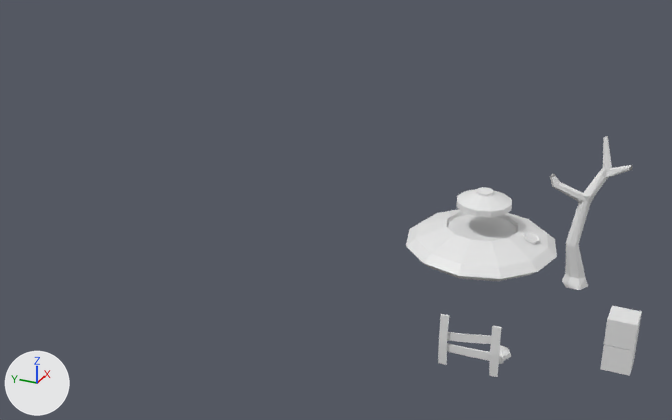
A saved change to the Blender file Assets/BLENDERART/Farm.blend.
One viewpoint serves both versions: a 50 mm lens placed at (-26.7, -5.9, 18.5), pointed at (4.0, 7.8, 3.2). Lighting does not change. The marker at lower left points along +X, +Y and +Z.

The older version as bpy lines, for what is in view:
```python
me_cube_002 = bpy.data.meshes.new('Cube.002')
me_cube_002.from_pydata(...)  # 12 vertices, 10 faces; spans x -1.9..1.0, y -6.5..1.5, z -1.0..45.9
me_cube_011 = bpy.data.meshes.new('Cube.011')
me_cube_011.from_pydata(...)  # 12 vertices, 10 faces; spans x -1.9..1.0, y -6.6..1.0, z -1.0..45.9
me_cube_012 = bpy.data.meshes.new('Cube.012')
me_cube_012.from_pydata(...)  # a box spanning x -1.0..1.0, y -1.0..1.0, z -1.0..1.0
me_cylinder = bpy.data.meshes.new('Cylinder')
me_cylinder.from_pydata(...)  # 87 vertices, 81 faces; spans x -1.14..1.14, y -1.14..1.14, z -2.58..2.54
me_cylinder_004 = bpy.data.meshes.new('Cylinder.004')
me_cylinder_004.from_pydata(...)  # 66 vertices, 57 faces; spans x -3.4..2.3, y -6.9..7.7, z -29.7..1.0
ob_cube_001 = bpy.data.objects.new('Cube.001', me_cube_012)
ob_cube_001.location = (2.48, -3.65, 1.5)
ob_cube_001.scale = (0.5, 0.5, 0.5)
ob_cylinder = bpy.data.objects.new('Cylinder', me_cylinder)
ob_cylinder.location = (3.37, 1.76, 3.28)
ob_cylinder.scale = (2.44, 2.44, 0.278)
ob_cylinder_004 = bpy.data.objects.new('Cylinder.004', me_cylinder_004)
ob_cylinder_004.location = (7.59, -1.16, 0.29)
ob_cylinder_004.scale = (-0.203, -0.203, -0.203)
ob_fenceboard_001 = bpy.data.objects.new('FenceBoard.001', me_cube_002)
ob_fenceboard_001.location = (0.06, 0.23, 0.03)
ob_fenceboard_001.rotation_euler = (-0.0157, 0.0, 0.0)  # degrees (-0.9, 0, 0)
ob_fenceboard_001.scale = (0.0417, 0.0417, 0.0417)
ob_fenceboard_005 = bpy.data.objects.new('FenceBoard.005', me_cube_011)
ob_fenceboard_005.location = (0.0597, 2.083, 0.0343)
ob_fenceboard_005.scale = (0.0417, 0.0417, 0.0417)
# also in view: 'Cube.004' at (2.5, -3.6, 0.5); 'Cylinder.001' at (3.4, 1.7, 5.1)
```
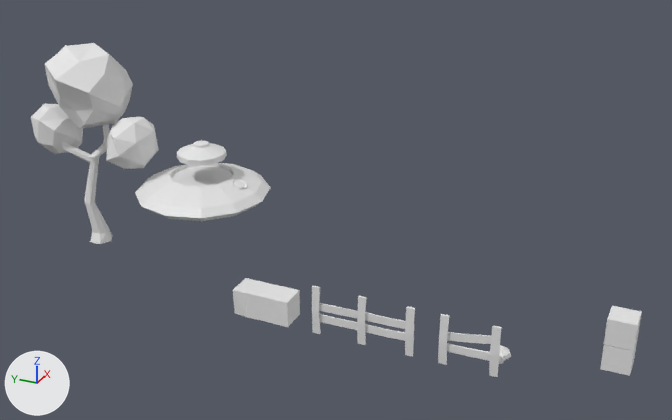
Commit message: Art: Farm update

Edits to the bpy script that builds the scene:
```text
Change me_cylinder_004:
    where me_cylinder_004.from_pydata(...)  # 66 vertices, 57 faces; spans x -3.4..2.3, y -6.9..7.7, z -29.7..1.0
    used by ob_cylinder_004; location = (7.59, -1.16, 0.29); scale = (-0.203, -0.203, -0.203)
    me_cylinder_004 part 1: all 18 vertices in x -2.8..-0.1, y 1.5..7.7, z -25.6..-21.8 are moved by (0.0, 0.1, 1.6)
Change ob_cylinder:
    ob_cylinder.location: (3.37, 1.76, 3.28) -> (3.37, 13.57, 3.28)
Change ob_cylinder_004:
    ob_cylinder_004.location: (7.59, -1.16, 0.29) -> (3.06, 18.9, 0.29)
Add ob_fenceboard_011:
    ob_fenceboard_011 = bpy.data.objects.new('FenceBoard.011', me_cube_017)  # 12 vertices, 10 faces; spans x -1.9..1.1, y -6.6..1.0, z -1.0..45.9
    ob_fenceboard_011.location = (0.12, 6.97, 1.23)
    ob_fenceboard_011.rotation_euler = (1.556, 0.0, 0.0)  # degrees (89, 0, 0)
    ob_fenceboard_011.scale = (0.0417, 0.0417, 0.0417)
Add ob_fenceboard_010:
    ob_fenceboard_010 = bpy.data.objects.new('FenceBoard.010', me_cube_011.copy())  # the mesh of ob_fenceboard_005
    ob_fenceboard_010.location = (0.06, 6.97, 0.03)
    ob_fenceboard_010.scale = (0.0417, 0.0417, 0.0417)
Add ob_fenceboard_009:
    ob_fenceboard_009 = bpy.data.objects.new('FenceBoard.009', me_cube_015)  # 12 vertices, 10 faces; spans x -1.9..1.1, y -6.6..1.0, z -1.0..45.9
    ob_fenceboard_009.location = (0.12, 6.97, 0.76)
    ob_fenceboard_009.rotation_euler = (1.563, 0.0, 0.0)  # degrees (90, 0, 0)
    ob_fenceboard_009.scale = (0.0417, 0.0417, 0.0417)
Add ob_fenceboard_008:
    ob_fenceboard_008 = bpy.data.objects.new('FenceBoard.008', me_cube_011.copy())  # the mesh of ob_fenceboard_005
    ob_fenceboard_008.location = (0.06, 5.16, 0.03)
    ob_fenceboard_008.scale = (0.0417, 0.0417, 0.0417)
Add ob_fenceboard_007:
    ob_fenceboard_007 = bpy.data.objects.new('FenceBoard.007', me_cube_013)  # 12 vertices, 10 faces; spans x -1.9..1.1, y -6.6..1.0, z -1.0..45.9
    ob_fenceboard_007.location = (0.12, 4.98, 0.78)
    ob_fenceboard_007.rotation_euler = (1.556, 0.0, 0.0)  # degrees (89, 0, 0)
    ob_fenceboard_007.scale = (0.0417, 0.0417, 0.0417)
Add ob_fenceboard_006:
    ob_fenceboard_006 = bpy.data.objects.new('FenceBoard.006', me_cube_008)  # 12 vertices, 10 faces; spans x -1.9..1.1, y -6.6..1.0, z -1.0..45.9
    ob_fenceboard_006.location = (0.12, 4.98, 1.27)
    ob_fenceboard_006.rotation_euler = (1.561, 0.0, 0.0)  # degrees (89, 0, 0)
    ob_fenceboard_006.scale = (0.0417, 0.0417, 0.0417)
Add ob_fenceboard_002:
    ob_fenceboard_002 = bpy.data.objects.new('FenceBoard.002', me_cube_002.copy())  # the mesh of ob_fenceboard_001
    ob_fenceboard_002.location = (0.06, 3.31, 0.03)
    ob_fenceboard_002.rotation_euler = (-0.0157, 0.0, 0.0)  # degrees (-0.9, 0, 0)
    ob_fenceboard_002.scale = (0.0417, 0.0417, 0.0417)
Add ob_cube_005:
    ob_cube_005 = bpy.data.objects.new('Cube.005', me_cube_005)  # 28 vertices, 26 faces; spans x -1.02..1.06, y -1.01..1.0, z -1.0..1.06
    ob_cube_005.location = (0.54, 9.2, 0.48)
    ob_cube_005.scale = (0.527, 1.16, 0.527)
Add ob_cube_003:
    ob_cube_003 = bpy.data.objects.new('Cube.003', me_cube_004)  # 26 vertices, 24 faces; spans x -1.76..1.47, y -1.2..1.34, z -1.41..1.38; modifiers TRIANGULATE
    ob_cube_003.parent = ob_cylinder_004
    ob_cube_003.location = (7.345, -3.421, 4.969)
    ob_cube_003.rotation_euler = (0.38, -0.32, 4.028)  # degrees (22, -18, 231)
    ob_cube_003.scale = (0.679, 0.971, 0.796)
Add ob_cube_002:
    ob_cube_002 = bpy.data.objects.new('Cube.002', me_cube_003)  # 26 vertices, 24 faces; spans x -1.65..1.73, y -1.2..1.34, z -1.41..1.38; modifiers TRIANGULATE
    ob_cube_002.parent = ob_cylinder_004
    ob_cube_002.location = (7.969, 0.684, 4.883)
    ob_cube_002.rotation_euler = (0.436, -0.186, 1.316)  # degrees (25, -11, 75)
    ob_cube_002.scale = (0.677, 0.968, 0.794)
Add ob_cube:
    ob_cube = bpy.data.objects.new('Cube', me_cube)  # 42 vertices, 40 faces; spans x -1.73..1.52, y -1.0..1.43, z -1.45..1.38; modifiers TRIANGULATE
    ob_cube.parent = ob_cylinder_004
    ob_cube.location = (8.17, -1.295, 6.986)
    ob_cube.rotation_euler = (0.377, 0.106, 0.815)  # degrees (22, 6.1, 47)
    ob_cube.scale = (1.08, 1.54, 1.26)
```

What differs and where, as boxes (x1, y1, x2, y2) in the pictures (672 x 420 px; the box of a moved part takes in the faces that stretch with it):
'Cylinder', moved: before (406, 209, 557, 281); after (135, 163, 271, 221)
'Cube', added: after (45, 43, 133, 129)
'Cylinder.004', reshaped, moved: before (550, 136, 633, 290); after (62, 124, 112, 244)
'Cube.005', added: after (233, 278, 300, 327)
'Cylinder.001', moved: before (457, 187, 512, 217); after (177, 141, 227, 166)
'Cube.003', added: after (106, 116, 159, 169)
'Cube.002', added: after (31, 103, 83, 154)
'FenceBoard.002', added: after (405, 307, 415, 357)
'FenceBoard.008', added: after (357, 296, 367, 345)
'FenceBoard.010', added: after (312, 285, 321, 334)
'FenceBoard.006', added: after (365, 312, 405, 329)
'FenceBoard.007', added: after (365, 324, 405, 341)
'FenceBoard.011', added: after (319, 303, 358, 318)
'FenceBoard.009', added: after (319, 313, 357, 330)
'Cylinder.002', moved: before (523, 232, 540, 244); after (233, 179, 247, 190)
part 1 of me_cylinder_004, moved or reshaped: before (583, 136, 633, 196); after (90, 124, 110, 158)
